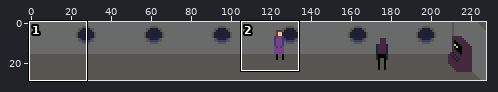
Pixel-art file -- imgs/aseprite/subway.ase. Above: a wide view before the commit, with the close-up outlined.
Close-up. Before:
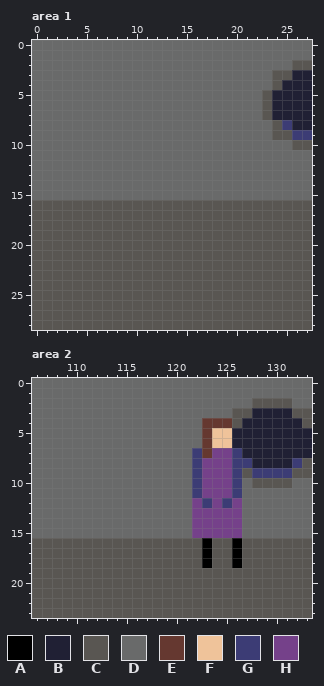
228x29 pixels, 1 frame. Colours within 5 levels of each other are drawn and written as one. Shown: area 1: x 0..27, y 0..28; area 2: x 106..133, y 0..23.
Visible layers, top first: "player", "computer", "windows", "background".
Palette (. is transparent): A #000000  B #202034  C #595652  D #696a6a  E #653830  F #efc39a  G #3c3c75  H #75418a
Pixels before, area 1, first column x 0:
 0 DDDDDDDDDDDDDDDDDDDDDDDDDDDD
 1 DDDDDDDDDDDDDDDDDDDDDDDDDDDD
 2 DDDDDDDDDDDDDDDDDDDDDDDDDDCC
 3 DDDDDDDDDDDDDDDDDDDDDDDDCCBB
 4 DDDDDDDDDDDDDDDDDDDDDDDDCBBB
 5 DDDDDDDDDDDDDDDDDDDDDDDCBBBB
 6 DDDDDDDDDDDDDDDDDDDDDDDCBBBB
 7 DDDDDDDDDDDDDDDDDDDDDDDCBBBB
 8 DDDDDDDDDDDDDDDDDDDDDDDDCGBB
 9 DDDDDDDDDDDDDDDDDDDDDDDDCCGG
10 DDDDDDDDDDDDDDDDDDDDDDDDDDCC
11 DDDDDDDDDDDDDDDDDDDDDDDDDDDD
12 DDDDDDDDDDDDDDDDDDDDDDDDDDDD
13 DDDDDDDDDDDDDDDDDDDDDDDDDDDD
14 DDDDDDDDDDDDDDDDDDDDDDDDDDDD
15 DDDDDDDDDDDDDDDDDDDDDDDDDDDD
16 CCCCCCCCCCCCCCCCCCCCCCCCCCCC
17 CCCCCCCCCCCCCCCCCCCCCCCCCCCC
18 CCCCCCCCCCCCCCCCCCCCCCCCCCCC
19 CCCCCCCCCCCCCCCCCCCCCCCCCCCC
20 CCCCCCCCCCCCCCCCCCCCCCCCCCCC
21 CCCCCCCCCCCCCCCCCCCCCCCCCCCC
22 CCCCCCCCCCCCCCCCCCCCCCCCCCCC
23 CCCCCCCCCCCCCCCCCCCCCCCCCCCC
24 CCCCCCCCCCCCCCCCCCCCCCCCCCCC
25 CCCCCCCCCCCCCCCCCCCCCCCCCCCC
26 CCCCCCCCCCCCCCCCCCCCCCCCCCCC
27 CCCCCCCCCCCCCCCCCCCCCCCCCCCC
28 CCCCCCCCCCCCCCCCCCCCCCCCCCCC
Pixels before, area 2, first column x 106:
 0 DDDDDDDDDDDDDDDDDDDDDDDDDDDD
 1 DDDDDDDDDDDDDDDDDDDDDDDDDDDD
 2 DDDDDDDDDDDDDDDDDDDDDDCCCCDD
 3 DDDDDDDDDDDDDDDDDDDDCCBBBBCC
 4 DDDDDDDDDDDDDDDDDEEECBBBBBBC
 5 DDDDDDDDDDDDDDDDDEFFBBBBBBBB
 6 DDDDDDDDDDDDDDDDDEFFBBBBBBBB
 7 DDDDDDDDDDDDDDDDGEHHGBBBBBBB
 8 DDDDDDDDDDDDDDDDGHHHGGBBBBGC
 9 DDDDDDDDDDDDDDDDGHHHGCGGGGCC
10 DDDDDDDDDDDDDDDDGHHHGDCCCCDD
11 DDDDDDDDDDDDDDDDGHHHGDDDDDDD
12 DDDDDDDDDDDDDDDDHGHGHDDDDDDD
13 DDDDDDDDDDDDDDDDHHHHHDDDDDDD
14 DDDDDDDDDDDDDDDDHHHHHDDDDDDD
15 DDDDDDDDDDDDDDDDHHHHHDDDDDDD
16 CCCCCCCCCCCCCCCCCACCACCCCCCC
17 CCCCCCCCCCCCCCCCCACCACCCCCCC
18 CCCCCCCCCCCCCCCCCACCACCCCCCC
19 CCCCCCCCCCCCCCCCCCCCCCCCCCCC
20 CCCCCCCCCCCCCCCCCCCCCCCCCCCC
21 CCCCCCCCCCCCCCCCCCCCCCCCCCCC
22 CCCCCCCCCCCCCCCCCCCCCCCCCCCC
23 CCCCCCCCCCCCCCCCCCCCCCCCCCCC
After:
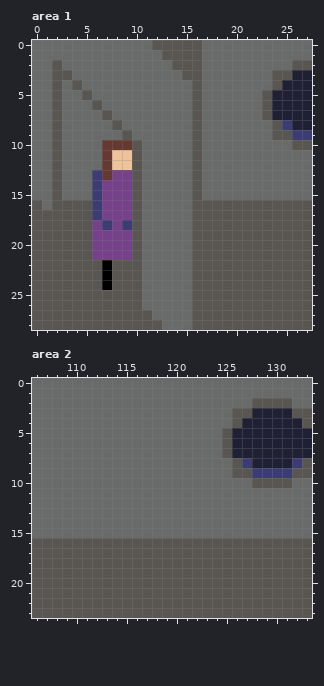
What changed:
layer "entrance/exit" added
Area 1, layers "entrance/exit", "player":
y 0: x 12..16 DDDDD -> CCCCC
y 1: x 13..16 DDDD -> CCCC
y 2: x 2 D -> C; x 14..16 DDD -> CCC
y 3: x 2..3 DD -> CC; x 15..16 DD -> CC
y 4: x 2 D -> C; x 4 D -> C; x 16 D -> C
y 5: x 2 D -> C; x 5 D -> C; x 16 D -> C
y 6: x 2 D -> C; x 6 D -> C; x 16 D -> C
y 7: x 2 D -> C; x 7 D -> C; x 16 D -> C
y 8: x 2 D -> C; x 8 D -> C; x 16 D -> C
y 9: x 2 D -> C; x 9 D -> C; x 16 D -> C
y 10: x 2 D -> C; x 7..10 DDDD -> EEEC; x 16 D -> C
y 11..12: x 2 D -> C; x 7..10 DDDD -> EFFC; x 16 D -> C
y 13: x 2 D -> C; x 6..10 DDDDD -> GEHHC; x 16 D -> C
y 14..15: x 2 D -> C; x 6..10 DDDDD -> GHHHC; x 16 D -> C
y 16: x 1 C -> D; x 6..9 CCCC -> GHHH; x 11..15 CCCCC -> DDDDD
y 17: x 6..9 CCCC -> GHHH; x 11..15 CCCCC -> DDDDD
y 18: x 6..9 CCCC -> HGHG; x 11..15 CCCCC -> DDDDD
y 19..21: x 6..9 CCCC -> HHHH; x 11..15 CCCCC -> DDDDD
y 22..24: x 7 C -> A; x 11..15 CCCCC -> DDDDD
y 25..26: x 11..15 CCCCC -> DDDDD
y 27: x 12..15 CCCC -> DDDD
y 28: x 13..15 CCC -> DDD
Area 2, layer "player":
y 4: x 123..125 EEE -> DDD
y 5..6: x 123..125 EFF -> DDC
y 7: x 122..126 GEHHG -> DDDCB
y 8..9: x 122..126 GHHHG -> DDDDC
y 10..11: x 122..126 GHHHG -> DDDDD
y 12: x 122..126 HGHGH -> DDDDD
y 13..15: x 122..126 HHHHH -> DDDDD
y 16..18: x 123 A -> C; x 126 A -> C
